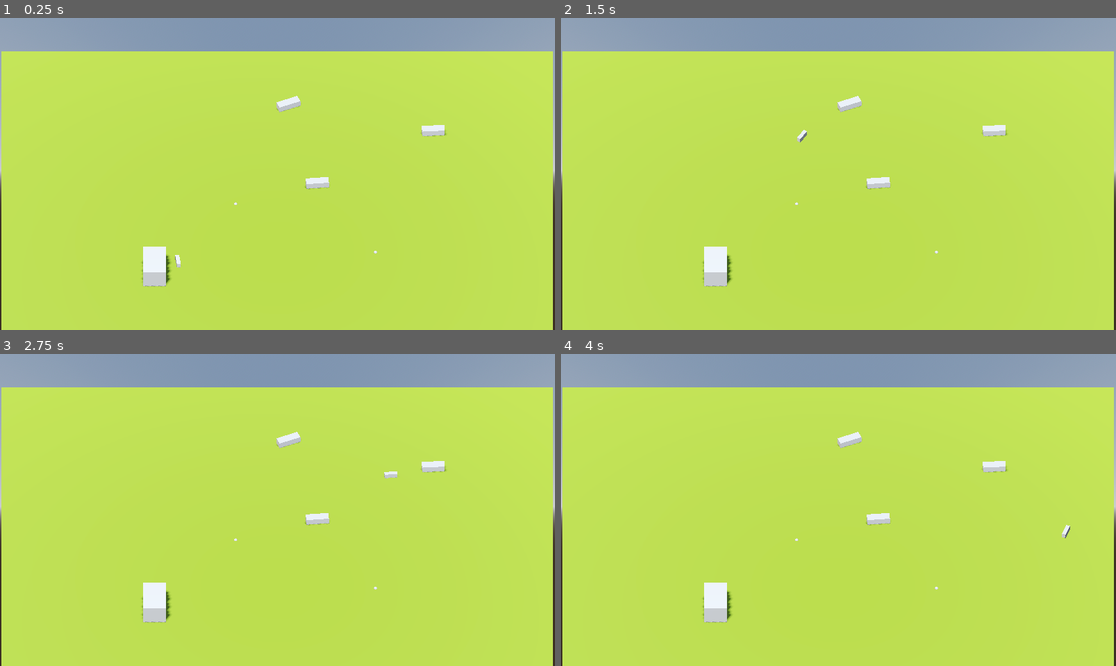
Above: before the commit, frames 1-4 (two rows, left to right).
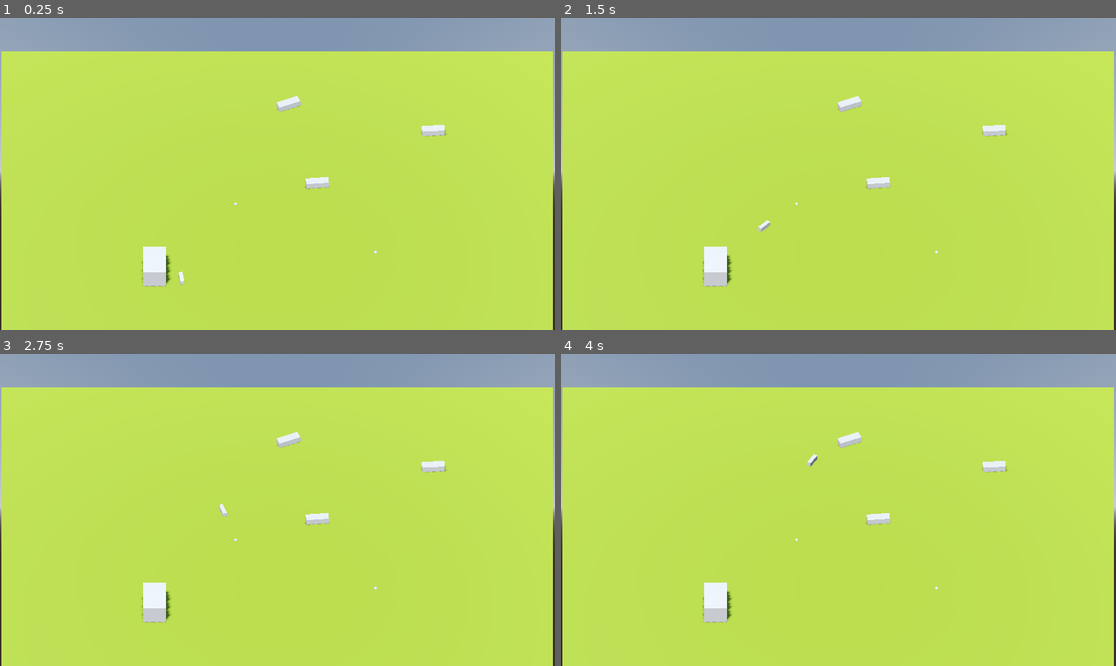
Above: after the commit, the same moments.

Repository: Nathan-Projets/gmtk-2025
Game: Godot game, scene res://world.tscn
Same seed, same stepped clock (60 frames per second), same inputs: the game is played once before the commit and once after it.
Inputs:
- Up to frame 1 (0.25 s): no input
- Up to frame 2 (1.5 s): no input
- Up to frame 3 (2.75 s): no input
- Up to frame 4 (4 s): no input

The runs differ from the first frame. In frame 1, less than 0.1% of the frame differs, in the area x 31-34%, y 75-86%; in frame 2, less than 0.1%, in the area x 35-45%, y 35-69%; in frame 3, less than 0.1%; in frame 4, less than 0.1%.

Commit message:
feat: add condition set-up and move switching logic in train

Diff:
--- a/scenes/switch.gd
+++ b/scenes/switch.gd
@@ -1,28 +1,38 @@
 class_name Switch extends Area3D
 
-@export var condition = null
+const Train = preload("res://scenes/train.gd")
+
+@export var source: Train.Stats = Train.Stats.SPEED
+@export var comparator: Comparator = Comparator.EQUAL
+@export var target_value: Variant = 0.0
 @export var turnout: Path3D = null
+@export var no_comparison: bool = false
 
-var used = false
+enum Comparator {
+	EQUAL,
+	NOT_EQUAL,
+	GREATER,
+	GREATER_EQUAL,
+	LESS,
+	LESS_EQUAL
+}
 
-func _on_train_entered(area: Area3D) -> void:
-	if used:
-		return
+func evaluate(stat: Variant) -> bool:
+	match comparator:
+		Comparator.EQUAL:
+			return stat == target_value
+		Comparator.NOT_EQUAL:
+			return stat != target_value
+		Comparator.GREATER:
+			return stat > target_value
+		Comparator.GREATER_EQUAL:
+			return stat >= target_value
+		Comparator.LESS:
+			return stat < target_value
+		Comparator.LESS_EQUAL:
+			return stat <= target_value
+		_:
+			return false
 
-	var train = area.owner
-	if train is not Train or turnout == null:
-		return
-
-	if condition == null:
-		train.changeTrack(turnout)
-	else:
-		print("should check the switch on train")
-
-	used = true
-
-
-func _on_area_exited(area: Area3D) -> void:
-	if not used:
-		return
-
-	used = false
+func get_source() -> Train.Stats:
+	return source
--- a/scenes/switch.tscn
+++ b/scenes/switch.tscn
@@ -5,11 +5,8 @@
 [sub_resource type="SphereShape3D" id="SphereShape3D_kxpdx"]
 
 [node name="Switch" type="Area3D"]
-monitorable = false
 script = ExtResource("1_1i7pn")
+comparator = 2
 
 [node name="CollisionShape3D" type="CollisionShape3D" parent="."]
 shape = SubResource("SphereShape3D_kxpdx")
-
-[connection signal="area_entered" from="." to="." method="_on_train_entered"]
-[connection signal="area_exited" from="." to="." method="_on_area_exited"]
--- a/scenes/train.gd
+++ b/scenes/train.gd
@@ -1,8 +1,17 @@
 class_name Train extends Node3D
 
-@export var speed = 20.0
 @export var current_track: Path3D = null
 var track_follow: PathFollow3D = null
+
+enum Stats {
+	SPEED,
+	TORQUE
+}
+
+@export var stats = {
+	"SPEED": 20.0,
+	"TORQUE": 10.0,
+}
 
 func _ready() -> void:
 	track_follow = current_track.get_child(0)
@@ -10,10 +19,15 @@
 
 func _process(delta: float) -> void:
 	if track_follow != null:
-		track_follow.progress += speed * delta
+		var key_string = Stats.keys()[Stats.SPEED]
+		track_follow.progress += stats[key_string] * delta
 		global_transform = track_follow.global_transform
 
-func changeTrack(track: Path3D) -> void:
+func get_stat(name: Stats) -> Variant:
+	var key_string = Stats.keys()[name]
+	return stats.get(key_string)
+
+func change_track(track: Path3D) -> void:
 	current_track = track
 	var path_local_space = global_position - current_track.global_position
 	var closest_offset = current_track.curve.get_closest_offset(path_local_space)
@@ -23,3 +37,11 @@
 	track_follow = current_track.get_child(0)
 	track_follow.progress = closest_offset
 	global_transform = track_follow.global_transform
+
+func _on_area_3d_area_entered(area: Area3D) -> void:
+	if area is not Switch:
+		return
+	var switch: Switch = area
+	var stat = get_stat(switch.get_source())
+	if stat != null and switch.evaluate(stat):
+		change_track(switch.turnout)
--- a/scenes/train.tscn
+++ b/scenes/train.tscn
@@ -15,8 +15,9 @@
 mesh = SubResource("BoxMesh_f48oq")
 
 [node name="Area3D" type="Area3D" parent="."]
-monitoring = false
 
 [node name="CollisionShape3D" type="CollisionShape3D" parent="Area3D"]
 transform = Transform3D(1, 0, 0, 0, 1, 0, 0, 0, 1, 0, 0.75, 0)
 shape = SubResource("BoxShape3D_f48oq")
+
+[connection signal="area_entered" from="Area3D" to="." method="_on_area_3d_area_entered"]
--- a/world.tscn
+++ b/world.tscn
@@ -54,7 +54,6 @@
 
 [node name="Train" parent="." node_paths=PackedStringArray("current_track") instance=ExtResource("1_f3sb7")]
 transform = Transform3D(-0.990128, 0, -0.140097, 0, 1, 0, 0.140097, 0, -0.990128, -0.245799, 0, -0.8512)
-speed = 50.0
 current_track = NodePath("../Tracks/Track")
 
 [node name="Tracks" type="Node3D" parent="."]
@@ -77,6 +76,8 @@
 
 [node name="Switch" parent="Switches" node_paths=PackedStringArray("turnout") instance=ExtResource("4_aqk2v")]
 transform = Transform3D(1, 0, 0, 0, 1, 0, 0, 0, 1, -16, 0, 38)
+comparator = 3
+target_value = 20.0
 turnout = NodePath("../../Tracks/Track2")
 
 [node name="MeshInstance3D" type="MeshInstance3D" parent="Switches/Switch"]
@@ -85,6 +86,7 @@
 [node name="Switch2" parent="Switches" node_paths=PackedStringArray("turnout") instance=ExtResource("4_aqk2v")]
 transform = Transform3D(1, 0, 0, 0, 1, 0, 0, 0, 1, -59.0044, 0, 17.0006)
 turnout = NodePath("../../Tracks/Track")
+no_comparison = true
 
 [node name="MeshInstance3D" type="MeshInstance3D" parent="Switches/Switch2"]
 mesh = SubResource("SphereMesh_aqk2v")
